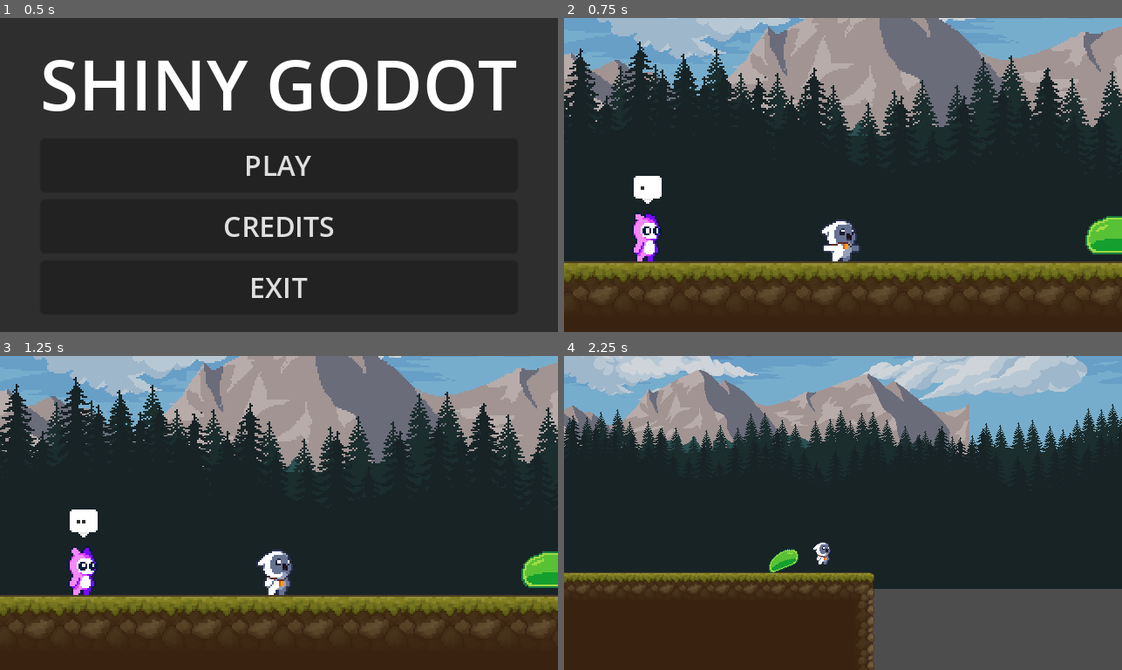
Above: before the commit, frames 1-4 (two rows, left to right).
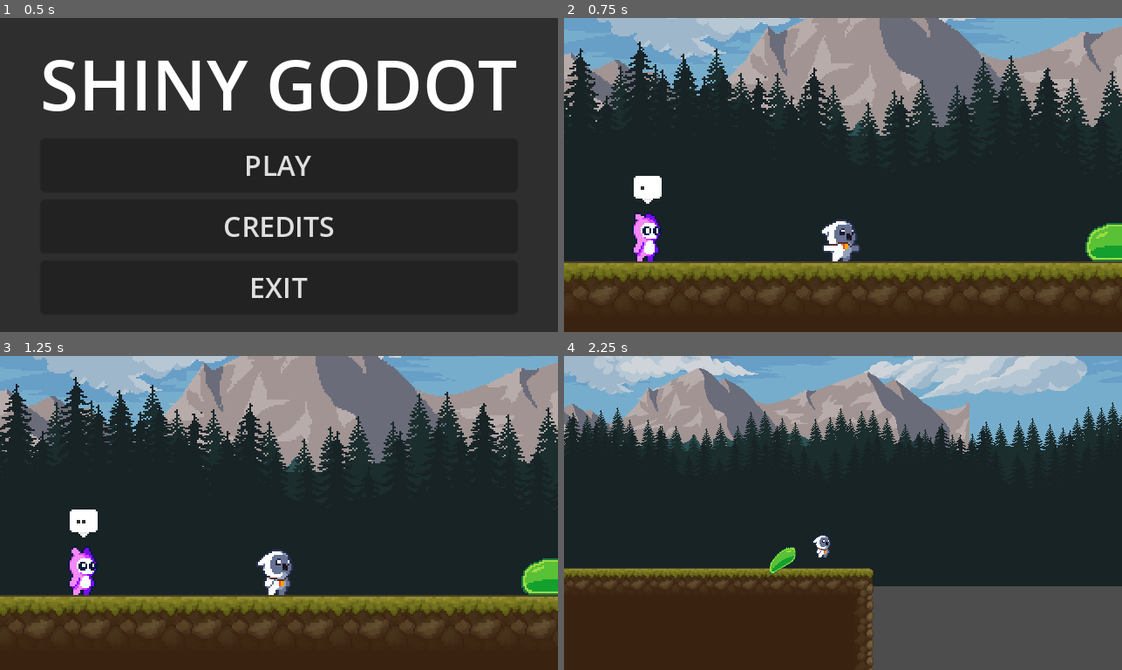
Above: after the commit, the same moments.

Repository: CrisIsla/shiny-godot
Game: Godot game, scene res://scenes/menu.tscn
Two runs of this game, one before a commit and one after it. Both use one fixed random seed, a clock stepped at 60 frames per second and the inputs below.
Inputs:
- Up to frame 1 (0.5 s): no input
- Up to frame 2 (0.75 s): click "PLAY" at 0.5 s
- Up to frame 3 (1.25 s): no input
- Up to frame 4 (2.25 s): hold D (move_right) from 1.28 s (still down); tap J (attack) at 1.35 s; tap K (jump) at 1.52 s; tap C (camera) at 2.1 s

Frame 1 is identical in both runs. In frame 2, 0.6% of the frame differs, in the area x 93-100%, y 63-78%; in frame 3, 0.6%; in frame 4, 6.0%, in the area x 0-100%, y 0-100%.

Commit message:
fix slime gravity

Diff:
--- a/scenes/player.tscn
+++ b/scenes/player.tscn
@@ -1267,7 +1267,7 @@
 states/run_turn/node = SubResource("AnimationNodeAnimation_no7yl")
 states/run_turn/position = Vector2(290.521, 255.942)
 transitions = ["Start", "idle", SubResource("AnimationNodeStateMachineTransition_p4q7f"), "idle", "run", SubResource("A …(2970 unchanged characters)…
-graph_offset = Vector2(461.572, -278.68)
+graph_offset = Vector2(470.572, -201.68)
 
 [sub_resource type="AnimationNodeStateMachinePlayback" id="AnimationNodeStateMachinePlayback_03kxt"]
 
--- a/scenes/slime.tscn
+++ b/scenes/slime.tscn
@@ -209,6 +209,8 @@
 height = 38.0
 
 [node name="Slime" type="CharacterBody2D"]
+collision_layer = 3
+collision_mask = 11
 script = ExtResource("1_bfm4h")
 hp = 10
 
--- a/scripts/enemys/slime.gd
+++ b/scripts/enemys/slime.gd
@@ -10,9 +10,11 @@
 	hurtbox.disabled = false
 	is_killable = 0
 
-
 func _physics_process(delta):
 	update_is_killable(turn_pivot)
+	if not is_on_floor():
+		apply_gravity(delta)
+	move_and_slide()
 
 func _on_damage_area_entered(area):
 	if area.is_in_group("player_hit"):
